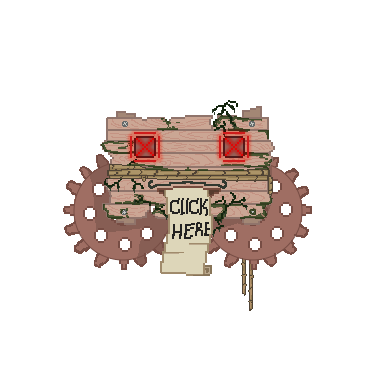
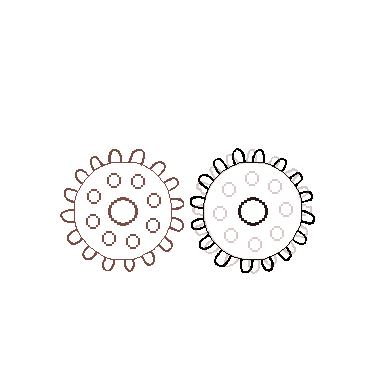
The second 384x384 image is a revision of the first. Changes to its layers:
hid group "ANIM" (7 layers) over box(125, 127, 254, 281)
hid "worn" over box(104, 100, 248, 237)
hid "Outline worn colour" over box(101, 115, 273, 220)
hid "Outline colour" over box(60, 100, 315, 311)
hid "Outline" over box(100, 106, 275, 225)
hid "Woodtexture" over box(105, 118, 271, 218)
hid "Worn colour touch" over box(101, 115, 273, 220)
hid "Colour" over box(102, 107, 273, 309)
added group "l" with 6 layers in group "ANIM BACK" over box(60, 100, 315, 311)
moved "Ebene 9" into group "l" over box(60, 100, 315, 311)
removed layer "Cogwheel l" from group "ANIM BACK" over box(63, 152, 182, 270)
added layer "Ebene 9 Kopie" in group "l" over box(60, 100, 315, 311)
added layer "Ebene 9 Kopie 2" in group "l" over box(60, 100, 315, 311)
added layer "3" (1st of 2, in "ANIM BACK" › "l") in group "l" over box(60, 149, 184, 272)
added group "r" with 4 layers in group "ANIM BACK" over box(60, 100, 315, 311)
moved "Ebene 10" into group "r" over box(60, 100, 315, 311)
renamed "Cogwheel r" to "1", opacity 100% → 30%, moved it into group "r", painted on it over box(192, 149, 312, 274)
added layer "3" (2nd of 2, in "ANIM BACK" › "r") in group "r" over box(190, 148, 315, 273)
painted on "shade" over box(78, 149, 281, 237)
renamed "Ebene 8" to "1", hid it, painted on it over box(62, 151, 311, 273)
renamed "Ebene 11" to "outline", moved it into group "Ropes" over box(241, 223, 254, 311)
renamed "Ebene 12" to "Rope farbe", moved it into group "Ropes" over box(242, 253, 253, 310)
